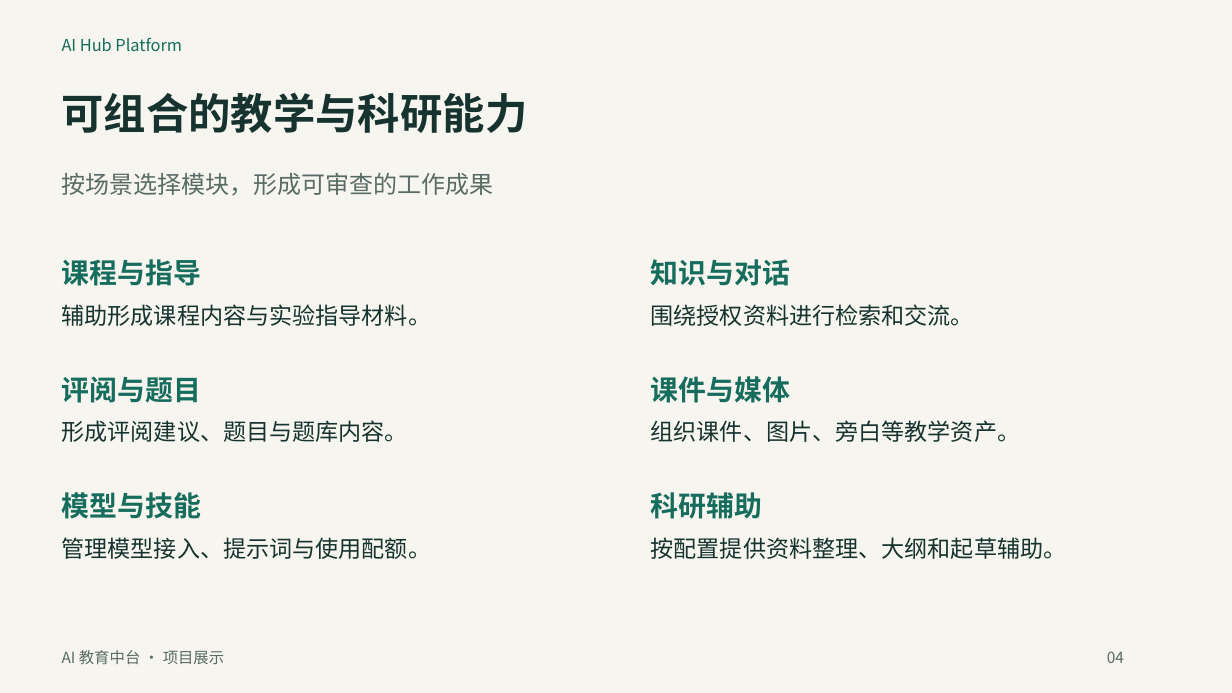
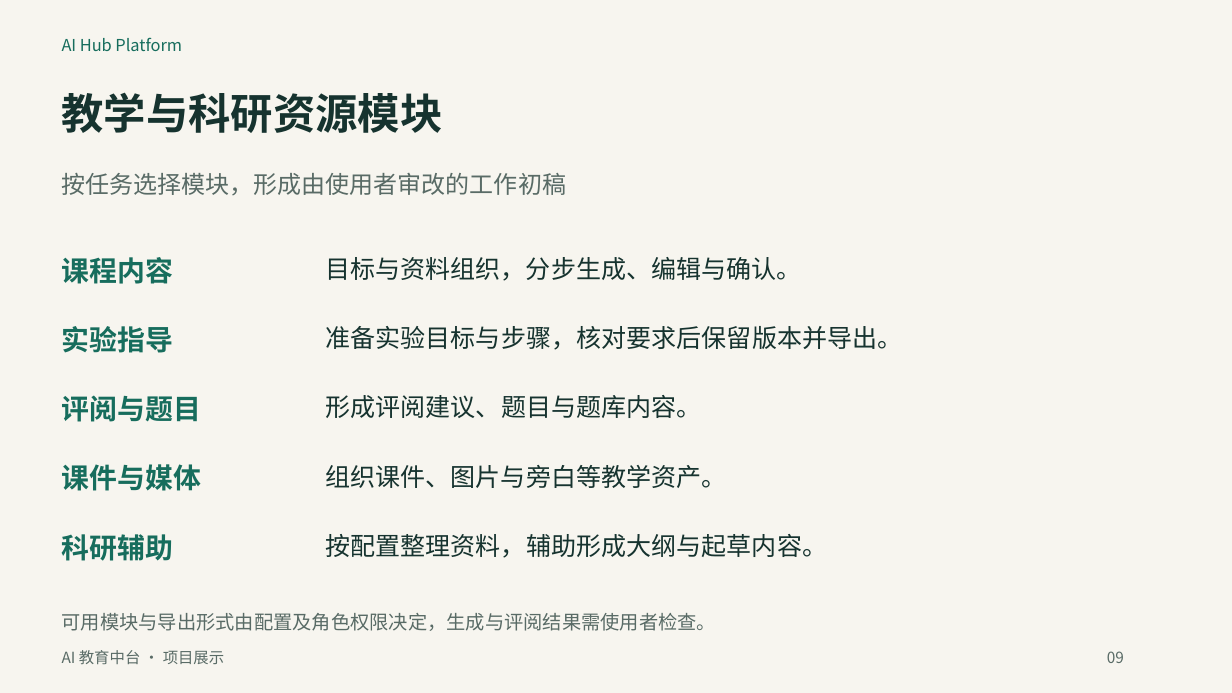
Before and after one commit to throwOctober/ai-hub-platform-showcase, a slide deck: slide 9 of project-overview.pptx (slide 4 before the commit). Drawn at 1232x693 pixels with LibreOffice and Linux fonts; fonts in the diff are those of the drawing. Boxes give left, top, right and bottom in pixels: in the first picture for what was removed or moved away, otherwise in the second. Text is boxed around its words. In the diff, an @@ line names an element or a change of style, - is before the commit and + after.

```diff
--- a/project-overview.pptx
+++ b/project-overview.pptx
@@ text at box(62, 92, 443, 133): text changed @@
-可组合的教学与科研能力
+教学与科研资源模块
@@ text at box(62, 173, 566, 195): text changed @@
-按场景选择模块，形成可审查的工作成果
+按任务选择模块，形成由使用者审改的工作初稿
@@ text at box(62, 257, 173, 284): text changed @@
-课程与指导
+课程内容
@@ text added at box(325, 257, 801, 281), 19.5 pt, text #16332F @@
+目标与资料组织，分步生成、编辑与确认。
@@ text removed at box(651, 259, 790, 286) @@
-知识与对话
@@ text removed at box(62, 304, 432, 326) @@
-辅助形成课程内容与实验指导材料。
@@ text added at box(62, 326, 173, 353), 21.8 pt, text #176D5D, bold @@
+实验指导
@@ text added at box(325, 326, 902, 350), 19.5 pt, text #16332F @@
+准备实验目标与步骤，核对要求后保留版本并导出。
@@ text removed at box(651, 304, 974, 326) @@
-围绕授权资料进行检索和交流。
@@ text "评阅与题目": place and size @@
-text "评阅与题目" at box(62, 376, 201, 403)
+text "评阅与题目" at box(62, 395, 201, 422)
@@ text "形成评阅建议、题目与题库内容。": place and size @@
-text "形成评阅建议、题目与题库内容。" at box(62, 420, 408, 442)
+text "形成评阅建议、题目与题库内容。" at box(325, 395, 701, 418)
@@ text "形成评阅建议、题目与题库内容。" at box(325, 395, 701, 418): size 18 to 19.5 pt @@
@@ text "课件与媒体": place and size @@
-text "课件与媒体" at box(651, 376, 790, 403)
+text "课件与媒体" at box(62, 464, 201, 491)
@@ text at box(325, 465, 726, 488): text changed; size 18 to 19.5 pt @@
-组织课件、图片、旁白等教学资产。
+组织课件、图片与旁白等教学资产。
@@ text removed at box(62, 492, 201, 519) @@
-模型与技能
@@ text "科研辅助": place and size @@
-text "科研辅助" at box(651, 492, 762, 519)
+text "科研辅助" at box(62, 534, 173, 561)
@@ text removed at box(62, 537, 432, 559) @@
-管理模型接入、提示词与使用配额。
@@ text at box(325, 534, 827, 558): text changed; size 18 to 19.5 pt @@
-按配置提供资料整理、大纲和起草辅助。
+按配置整理资料，辅助形成大纲与起草内容。
@@ text added at box(62, 613, 716, 631), 15 pt, text #596B66 @@
+可用模块与导出形式由配置及角色权限决定，生成与评阅结果需使用者检查。
@@ text at box(1107, 651, 1124, 663): text changed @@
-04
+09
```
Also in this commit, not shown: 4 other slides changed, 7 slides added, 7 slides removed, 3 other files.
